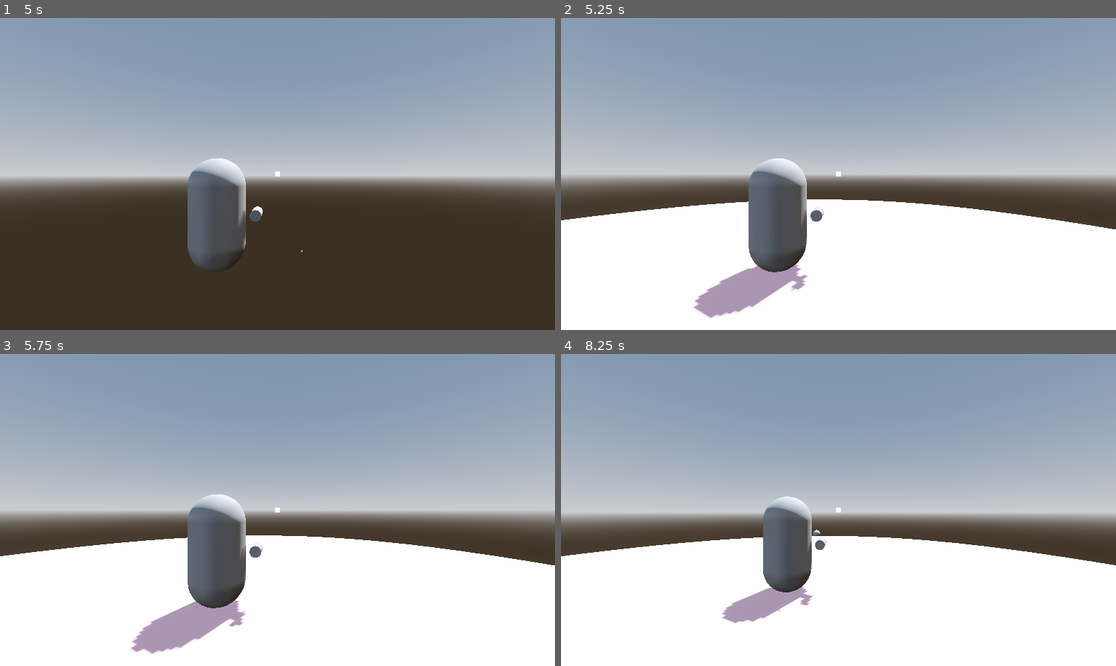
Above: before the commit, frames 1-4 (two rows, left to right).
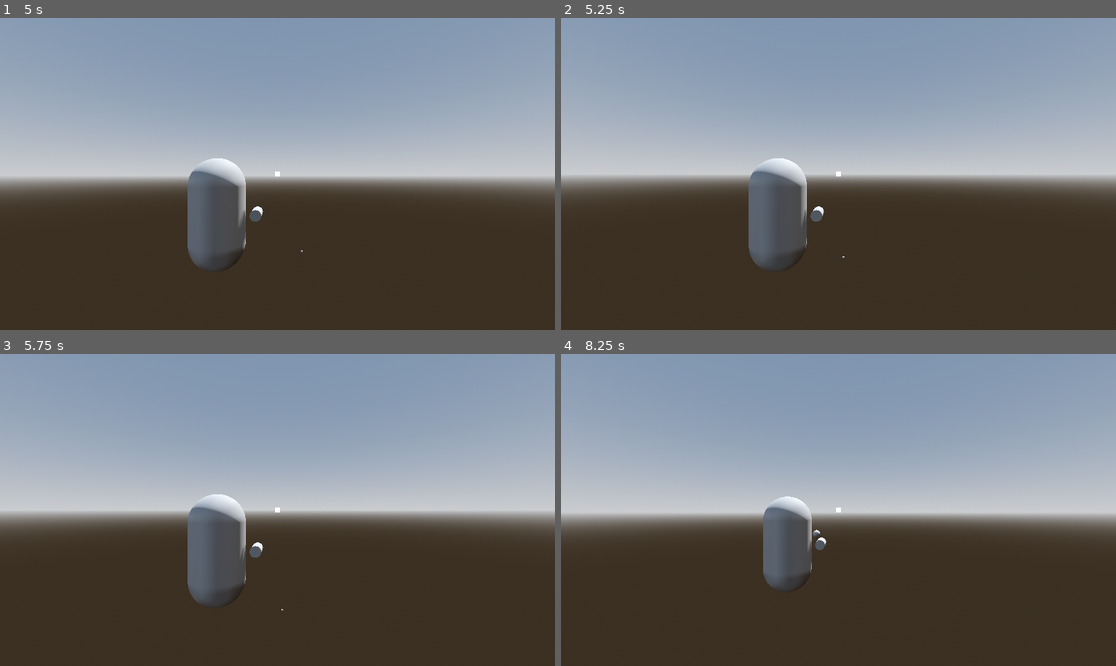
Above: after the commit, the same moments.

Repository: RocoGreen/godot-learning-project
Game: Godot game, scene res://maps/test_map_1/test_map_1.tscn
Two runs of this game, one before a commit and one after it. Both use one fixed random seed, a clock stepped at 60 frames per second and the inputs below.
Inputs (mouse positions are in pixels of both pictures, inside the frame that each line leads up to):
- Up to frame 1 (5 s): tap Enter at 0.5 s; move the mouse to (305, 174) at 0.52 s; hold Space (ascend) 0.53-1.28 s; hold W (move_forward) from 0.53 s (still down); move the mouse to (249, 174) at 1.27 s; tap Ctrl (crouch) at 1.35 s; move the mouse to (288, 167) at 2.02 s; click (288, 167) at 2.1 s; move the mouse to (271, 180) at 2.77 s; tap Shift (run) at 2.85 s; move the mouse to (316, 177) at 3.52 s; tap F (toggle_flying_mode) at 3.6 s; tap Space (ascend) at 4.25 s; move the mouse to (233, 170) at 4.27 s; tap Mouse wheel up (toggle_weapon_mode) at 4.35 s
- Up to frame 2 (5.25 s): keep holding W (move_forward); tap Enter at 5 s; move the mouse to (844, 174) at 5.02 s; tap Q (ultimate) at 5.1 s
- Up to frame 3 (5.75 s): keep holding W (move_forward)
- Up to frame 4 (8.25 s): move the mouse to (816, 503) at 5.77 s; release W (move_forward) at 5.78 s; hold D (move_right) 5.78-6.53 s; tap Space (ascend) at 5.85 s; move the mouse to (866, 510) at 6.52 s; hold W (move_forward) from 6.53 s (still down); tap Ctrl (crouch) at 6.6 s; move the mouse to (810, 510) at 7.27 s; click (810, 510) at 7.35 s; move the mouse to (849, 503) at 8.02 s; hold Shift (run) from 8.03 s (still down)

Frame 1 is identical in both runs. In frame 2, 37% of the frame differs, in the area x 0-100%, y 58-100%; in frame 3, 37%; in frame 4, 37%.
Error after the commit: Parse Error: Static function "from_entity()" not found in base "EntityComponent". (res://entities/playables/_shared/components/ultimates/luna_snow/playable_lun…

Commit message:
Added new way to identity an entity and retrieve it's components
Note: The `EntityIdentity` is included to the retrieval change.

Warning: When I mean retrieve it's components, I mean those that are allowed to be.

Warning #2 (but more as a reminder): A component that is allowed to be retrieved should have a static method to retrieve itself from an entity. And only that method should be used to get that same component of an entity. I will reflect that change on the project in the future since there is multiple branches.

Warning #3: Before, entities were all supposed to be a `PhysicsBody3D` . Now, just a `Node` because I saw no point of keeping that rule. Especially that it can be confusing for people who don't know why it is the way it is. I will also reflect that change in the whole code base in the future.

Diff:
--- a/entities/_shared/components/entity/entity_component.gd
+++ b/entities/_shared/components/entity/entity_component.gd
@@ -5,22 +5,59 @@
 
 
 @export_group("Dependencies")
-# Holding the Entity (that is supposed to be a `PhysicsBody3D`) so it can be accessed outside
-# of it's scene.
-@export var entity: PhysicsBody3D;
-
-# Warning: Not checked if it's at default values when component is _ready();
+@export var entity: Node;
+## [b]Warning[/b]: Do NOT retrieve the identity here.
+## Use the method [method EntityIdentity.from_entity] instead.
 @export var identity: EntityIdentity = EntityIdentity.new();
 
 @export_group("Optional Dependencies")
+## [b]Warning[/b]: Do NOT retrieve the component here.
+## Use the method [method EntityHealthComponent.from_entity] instead.
 @export var health_component: EntityHealthComponent;
+## [b]Warning[/b]: Do NOT retrieve the component here.
+## Use the method [method EntityStatusReceiverHubComponent.from_entity] instead.
 @export var status_receiver_hub_component: EntityStatusReceiverHubComponent;
+## [b]Warning[/b]: Do NOT retrieve the component here.
+## Use the method [method EntityPositionAnchorHubComponent.from_entity] instead.
 @export var position_anchor_hub_component: EntityPositionAnchorHubComponent;
 
 
-@warning_ignore("shadowed_variable")
-static func from_entity(entity: PhysicsBody3D) -> EntityComponent:
-	var entity_component: EntityComponent = entity.get_child(0) as EntityComponent;
+static func is_entity(node: Node) -> bool:
+	if not node:
+		return false;
+
+	var entity_component: EntityComponent = EntityComponent.get_from(node);
+
+	if not entity_component:
+		return false;
+
+	return true;
+
+
+static func cast_object_to_entity(object: Object) -> Node:
+	if not object:
+		return null;
+
+	if object is not Node:
+		return null;
+
+	if not is_entity(object):
+		return null;
+
+	return object;
+
+
+static func get_from(node: Node) -> EntityComponent:
+	if not node:
+		return;
+
+	if node.get_child_count() <= 0:
+		return null;
+
+	var entity_component: EntityComponent = node.get_child(0) as EntityComponent;
+
+	if not entity_component:
+		return null;
 
 	return entity_component;
 
--- a/entities/_shared/components/health/entity_health_component.gd
+++ b/entities/_shared/components/health/entity_health_component.gd
@@ -27,6 +27,26 @@
 @export_group("Settings")
 @export var current_health: float = 100.0;
 @export var max_health: float = 100.0;
+
+
+static func from_entity(entity: Node) -> EntityHealthComponent:
+	if not entity:
+		return null;
+
+	if not EntityComponent.is_entity(entity):
+		return null;
+
+	var entity_entity_component: EntityComponent = EntityComponent.get_from(entity);
+
+	if not entity_entity_component:
+		return null;
+
+	var entity_health_component: EntityHealthComponent = entity_entity_component.health_component;
+
+	if not entity_health_component:
+		return null;
+
+	return entity_health_component;
 
 
 func _init() -> void:
--- a/entities/_shared/components/position_anchor_hub/entity_position_anchor_hub_component.gd
+++ b/entities/_shared/components/position_anchor_hub/entity_position_anchor_hub_component.gd
@@ -12,6 +12,44 @@
 			update_configuration_warnings();
 
 
+static func from_entity(entity: Node) -> EntityPositionAnchorHubComponent:
+	if not entity:
+		return null;
+
+	if not EntityComponent.is_entity(entity):
+		return null;
+
+	var entity_entity_component: EntityComponent = EntityComponent.get_from(entity);
+
+	if not entity_entity_component:
+		return null;
+
+	var entity_position_anchor_hub_component := entity_entity_component.position_anchor_hub_component;
+
+	if not entity_position_anchor_hub_component:
+		return null;
+
+	return entity_position_anchor_hub_component;
+
+
+static func get_center_position_of_entity(entity: Node) -> Vector3:
+	if not entity:
+		return Vector3.ZERO;
+
+	if not EntityComponent.is_entity(entity):
+		return Vector3.ZERO;
+
+	var entity_position_anchor_hub_component: EntityPositionAnchorHubComponent = from_entity(entity);
+
+	if not entity_position_anchor_hub_component:
+		return Vector3.ZERO;
+
+	if not entity_position_anchor_hub_component.center_anchor:
+		return Vector3.ZERO;
+
+	return entity_position_anchor_hub_component.center_anchor.global_position;
+
+
 func _get_configuration_warnings() -> PackedStringArray:
 	var warnings: PackedStringArray = PackedStringArray();
 
@@ -20,7 +58,7 @@
 				"`center_anchor` is not set.\n" +
 				"Without it, game mechanics needing it won't be able to work properly.\n" +
 				"If not desired, please add a `Marker3D` as child of this component and " +
-				"position it at your `Entity`'s center location.\n" +
+				"position it at your entity's center location.\n" +
 				"Then, assign it to the exported variable."
 		);
 
--- a/entities/_shared/components/status_receiver_hub/entity_status_receiver_hub_component.gd
+++ b/entities/_shared/components/status_receiver_hub/entity_status_receiver_hub_component.gd
@@ -21,6 +21,26 @@
 @onready var damage_boost_receiver: EntityDamageBoostStatusReceiver = %DamageBoost;
 
 
+static func from_entity(entity: Node) -> EntityStatusReceiverHubComponent:
+	if not entity:
+		return null;
+
+	if not EntityComponent.is_entity(entity):
+		return null;
+
+	var entity_entity_component: EntityComponent = EntityComponent.get_from(entity);
+
+	if not entity_entity_component:
+		return null;
+
+	var entity_status_receiver_hub_component := entity_entity_component.status_receiver_hub_component;
+
+	if not entity_status_receiver_hub_component:
+		return null;
+
+	return entity_status_receiver_hub_component;
+
+
 func _init() -> void:
 	if Engine.is_editor_hint() and entity_identity:
 		entity_identity.changed.connect(_on_entity_identity_changed);
--- a/entities/_shared/components/status_receiver_hub/statuses/damage_boost/entity_damage_boost_status_receiver.gd
+++ b/entities/_shared/components/status_receiver_hub/statuses/damage_boost/entity_damage_boost_status_receiver.gd
@@ -8,6 +8,29 @@
 var _damage_boost_requests: Array[DamageBoostRequest] = [];
 
 @onready var _status_receiver_hub_component: EntityStatusReceiverHubComponent = owner;
+
+
+static func from_entity(entity: Node) -> EntityDamageBoostStatusReceiver:
+	if not entity:
+		return null;
+
+	if not EntityComponent.is_entity(entity):
+		return null;
+
+	var entity_entity_component: EntityComponent = EntityComponent.get_from(entity);
+
+	if not entity_entity_component:
+		return null;
+
+	var entity_status_receiver_hub_component := EntityStatusReceiverHubComponent.from_entity(entity);
+
+	if not entity_status_receiver_hub_component:
+		return null;
+
+	if not entity_status_receiver_hub_component.damage_boost_receiver:
+		return null;
+
+	return entity_status_receiver_hub_component.damage_boost_receiver;
 
 
 func get_damage_boost_final_percentage() -> int:
--- a/entities/_shared/identity/entity_identity.gd
+++ b/entities/_shared/identity/entity_identity.gd
@@ -24,6 +24,26 @@
 		changed.emit();
 
 
+static func from_entity(entity: Node) -> EntityIdentity:
+	if not entity:
+		return null;
+
+	if not EntityComponent.is_entity(entity):
+		return null;
+
+	var entity_entity_component: EntityComponent = EntityComponent.get_from(entity);
+
+	if not entity_entity_component:
+		return null;
+
+	var entity_identity: EntityIdentity = entity_entity_component.identity;
+
+	if not entity_identity:
+		return null;
+
+	return entity_identity;
+
+
 func is_name_default_name() -> bool:
 	if name == DEFAULT_NAME:
 		return true;
--- a/libraries/configuration_warning/configuration_warning_library.gd
+++ b/libraries/configuration_warning/configuration_warning_library.gd
@@ -3,31 +3,33 @@
 
 
 ## Note: To call again when exported variable changes (by using a setter).
-static func get_for_entity(entity: PhysicsBody3D) -> PackedStringArray:
+static func get_for_entity(entity: Node) -> PackedStringArray:
 	var warnings: PackedStringArray = PackedStringArray();
 
 	if not is_instance_valid(entity):
 		warnings.append(
-				"An exported variable expecting a `PhysicsBody3D` that could possibly be an " +
-				"`Entity` is not set/valid."
+				"An exported variable expecting a `Node` that could possibly be an entity is " +
+				"not set/valid."
 		);
 
 	else:
-		if not entity.is_in_group(&"entities"):
+		if not EntityComponent.is_entity(entity):
 			warnings.append(
-					"An `Entity` assigned to an exported variable is invalid :\n" +
-					"- Not in `entities` group."
+					"An exported variable expecting an entity does not hold one because " +
+					"the `EntityComponent` could not be found (the `Node`) as first child of " +
+					"the `Node` provided. An entity is considered one if it have the component " +
+					"as first child."
 			);
 
 		if not entity.get_collision_mask_value(CollisionMaskLibrary.get_entities()):
 			warnings.append(
-					"An `Entity` assigned to an exported variable is invalid :\n" +
+					"An entity assigned to an exported variable is invalid :\n" +
 					"- Collision mask does not include `entities` layer."
 			);
 
 		if not entity.get_collision_mask_value(CollisionMaskLibrary.get_obstacles()):
 			warnings.append(
-					"An `Entity` assigned to an exported variable is invalid :\n" +
+					"An entity assigned to an exported variable is invalid :\n" +
 					"- Collision mask does not include `obstacles` layer."
 			);
 
